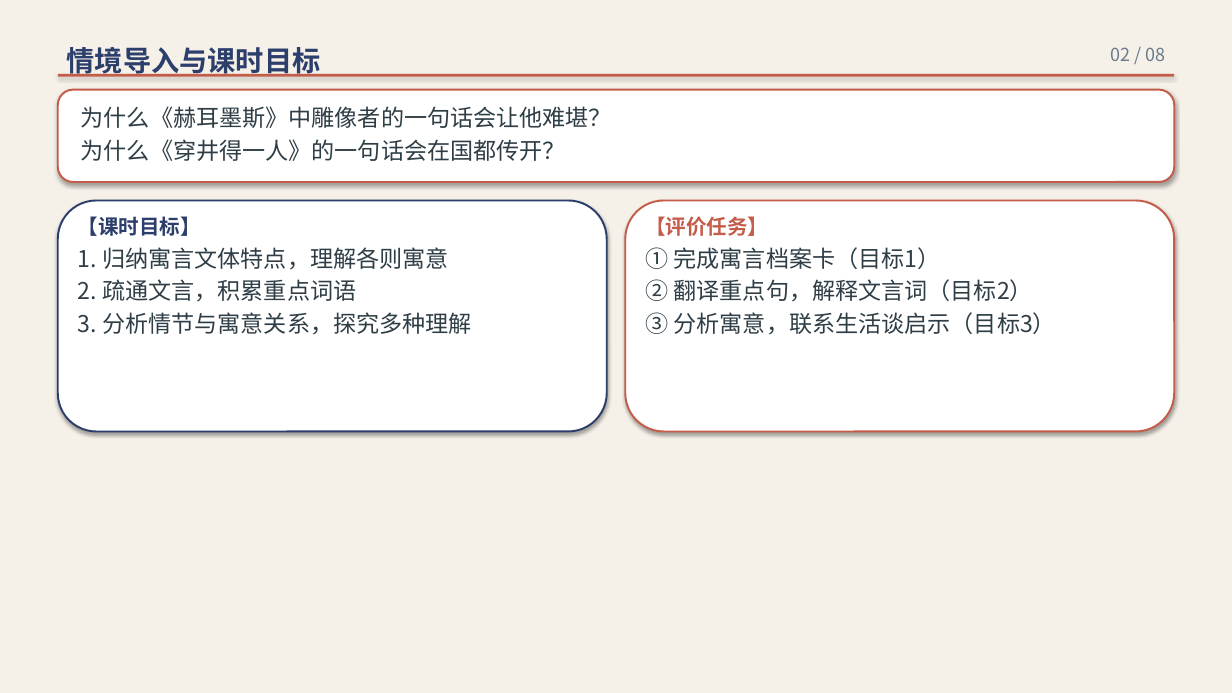
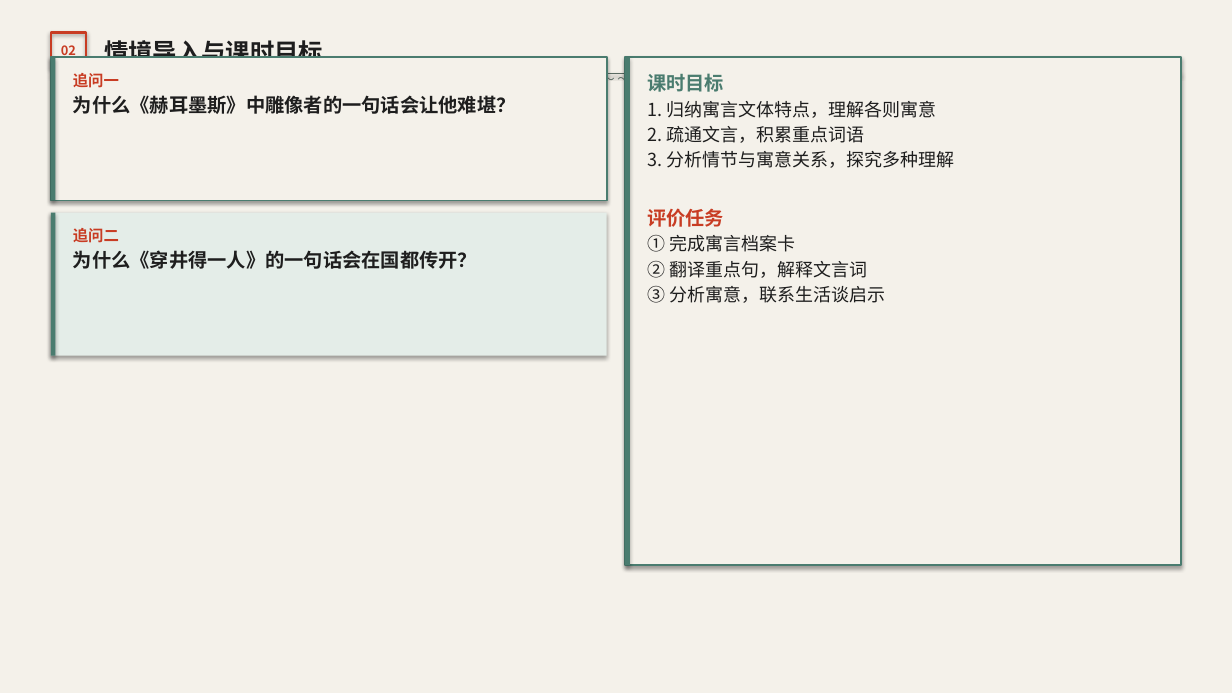
Before and after one commit to decemberlin54-del/declin, a slide deck: slide 2 of 第六单元PPT/寓言四则短故事大镜子.pptx. Drawn at 1232x693 pixels with LibreOffice and Linux fonts; fonts in the diff are those of the drawing. Boxes give left, top, right and bottom in pixels: in the first picture for what was removed or moved away, otherwise in the second. Text is boxed around its words. In the diff, an @@ line names an element or a change of style, - is before the commit and + after.

```diff
--- a/第六单元PPT/寓言四则短故事大镜子.pptx
+++ b/第六单元PPT/寓言四则短故事大镜子.pptx
@@ rectangle at (x1=0, y1=0, x2=1232, y2=693): fill #F5F0E8 to #F4F1EA @@
@@ text "02" at (x1=61, y1=45, x2=76, y2=58): vertical alignment top to middle @@
@@ rectangle added at (x1=51, y1=32, x2=86, y2=67), outline #C83C23 2 pt @@
@@ rectangle added at (x1=51, y1=57, x2=607, y2=201), fill #F4F1EA, outline #4A7C6F 1.5 pt @@
@@ rectangle added at (x1=51, y1=57, x2=55, y2=201), fill #4A7C6F @@
@@ text at (x1=61, y1=45, x2=76, y2=58): text changed; size 14 to 10 pt; text colour #6B7B8C to #C83C23; bold on @@
-02 / 08
+02
@@ text "情境导入与课时目标" moved from (x1=67, y1=47, x2=321, y2=77) to (x1=104, y1=40, x2=323, y2=58) @@
@@ text "情境导入与课时目标" at (x1=104, y1=40, x2=323, y2=58): size 22 to 19 pt, text colour #2C3E6B to #1E1E1E; less space between paragraphs @@
@@ rectangle added at (x1=626, y1=57, x2=1182, y2=566), fill #F4F1EA, outline #4A7C6F 1.5 pt @@
@@ rectangle added at (x1=626, y1=57, x2=630, y2=566), fill #4A7C6F @@
@@ rectangle resized from (x1=57, y1=74, x2=1174, y2=77) to (x1=51, y1=73, x2=1181, y2=74) @@
@@ rectangle at (x1=51, y1=73, x2=1181, y2=74): fill #C45C4A to #5A6A62 @@
@@ text added at (x1=51, y1=67, x2=1181, y2=86), 9 pt, text #5A6A62 @@
+～ ～ ～ ～ ～ ～ ～ ～ ～ ～
@@ text "追问一" moved from (x1=81, y1=106, x2=612, y2=161) to (x1=73, y1=73, x2=516, y2=114) @@
@@ text at (x1=73, y1=73, x2=119, y2=88): paragraph added @@
+追问一
@@ text at (x1=647, y1=73, x2=954, y2=303): text changed; size 18 to 14 pt; text colour #2F3E46 to #1E1E1E @@
-【评价任务】
-① 完成寓言档案卡（目标1）
-② 翻译重点句，解释文言词（目标2）
-③ 分析寓意，联系生活谈启示（目标3）
+课时目标
+1. 归纳寓言文体特点，理解各则寓意
+2. 疏通文言，积累重点词语
+3. 分析情节与寓意关系，探究多种理解
+评价任务
+① 完成寓言档案卡
+② 翻译重点句，解释文言词
+③ 分析寓意，联系生活谈启示
@@ rounded rectangle removed at (x1=57, y1=90, x2=1174, y2=182) @@
@@ text at (x1=73, y1=95, x2=516, y2=114): size 18 to 15 pt, text colour #2F3E46 to #1E1E1E, bold on in "为什么《赫耳墨斯》中雕像者的一句话会让他难堪？"; less space between paragraphs @@
@@ text at (x1=81, y1=139, x2=566, y2=161): paragraph removed @@
-为什么《穿井得一人》的一句话会在国都传开？
@@ rounded rectangle removed at (x1=57, y1=201, x2=606, y2=432) @@
@@ rounded rectangle removed at (x1=626, y1=201, x2=1175, y2=432) @@
@@ rectangle added at (x1=51, y1=213, x2=607, y2=356), fill #E4EDE8 @@
@@ rectangle added at (x1=51, y1=213, x2=55, y2=356), fill #4A7C6F @@
@@ text added at (x1=73, y1=228, x2=477, y2=269), 15 pt, text #1E1E1E, bold @@
+追问二
+为什么《穿井得一人》的一句话会在国都传开？
@@ text removed at (x1=78, y1=216, x2=472, y2=334) @@
-【课时目标】
-1. 归纳寓言文体特点，理解各则寓意
-2. 疏通文言，积累重点词语
-3. 分析情节与寓意关系，探究多种理解
```
Also in this commit, not shown: 6 other slides changed, 2 slides added, 1 slide removed, 4 other files.
